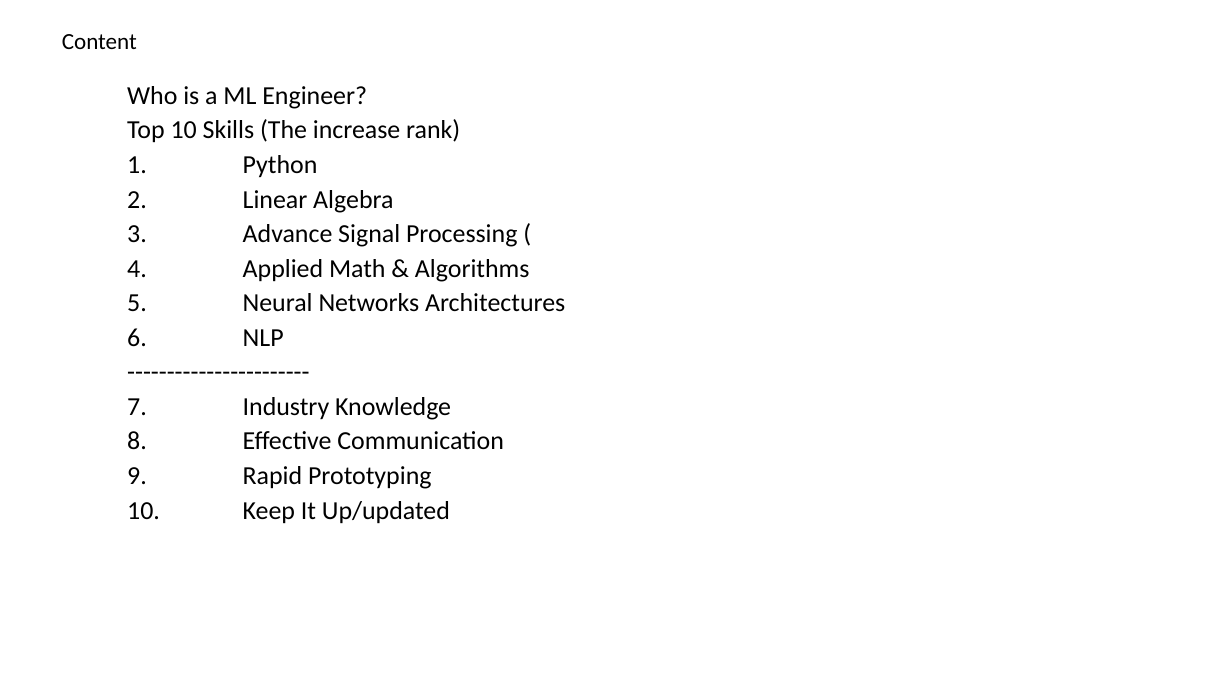
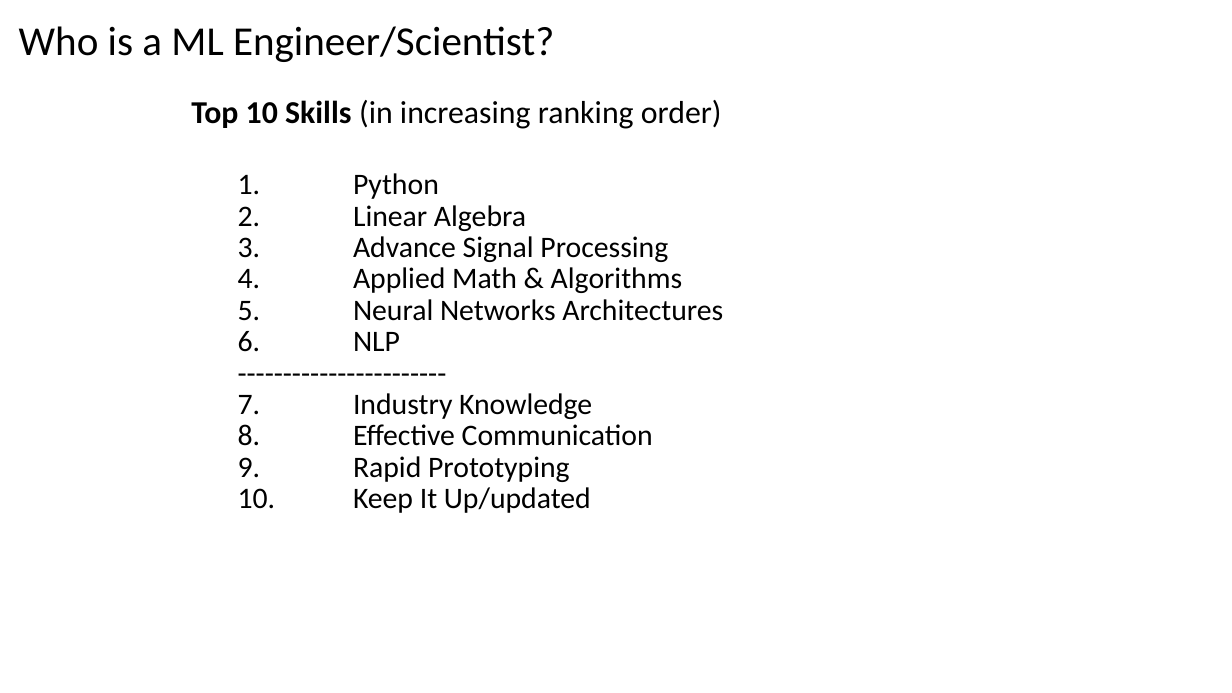
Before and after one commit to renshan2/accesspy, a slide deck: slide 2 of AI-ML-DL/Machine Learning.pptx (slide 29 before the commit). Drawn at 1232x693 pixels with LibreOffice and Linux fonts; fonts in the diff are those of the drawing. Boxes give left, top, right and bottom in pixels: in the first picture for what was removed or moved away, otherwise in the second. Text is boxed around its words. In the diff, an @@ line names an element or a change of style, - is before the commit and + after.

```diff
--- a/AI-ML-DL/Machine Learning.pptx
+++ b/AI-ML-DL/Machine Learning.pptx
@@ text added at (19, 26, 554, 62), 32 pt, text #000000 @@
+Who is a ML Engineer/Scientist?
@@ text removed at (62, 34, 137, 49) @@
-Content
@@ subtitle "Top 10 Skills (in increasing ...": place and size @@
-subtitle "Top 10 Skills (in increasing ..." at (127, 86, 565, 524)
+subtitle "Top 10 Skills (in increasing ..." at (191, 100, 723, 513)
@@ subtitle at (191, 100, 722, 129): text changed; size 20.1 to 24.8 pt @@
-Who is a ML Engineer?
-Top 10 Skills (The increase rank)
+Top 10 Skills (in increasing ranking order)
@@ subtitle at (353, 173, 723, 513): size 20.1 to 23.2 pt in "Python", "Linear Algebra", "Applied Math & Algorithms", "Neural Networks Architectures" and 6 more places; list level 1 to 2 in "Python"; list level 1 to 2 in "Linear Algebra"; list level 1 to 2 in "Applied Math & Algorithms"; list level 1 to 2 in "Neural Networks Architectures"; list level 1 to 2 in "NLP"; list level 1 to 2 in "-----------------------"; list level 1 to 2 in "Industry Knowledge"; list level 1 to 2 in "Effective Communication"; list level 1 to 2 in "Rapid Prototyping"; list level 1 to 2 in "Keep It Up/updated" @@
@@ subtitle at (353, 236, 668, 262): text changed; size 20.1 to 23.2 pt @@
-3. Advance Signal Processing (
+  3. Advance Signal Processing
```
Also in this commit, not shown: 7 other slides changed, 8 slides added, 4 other files.
